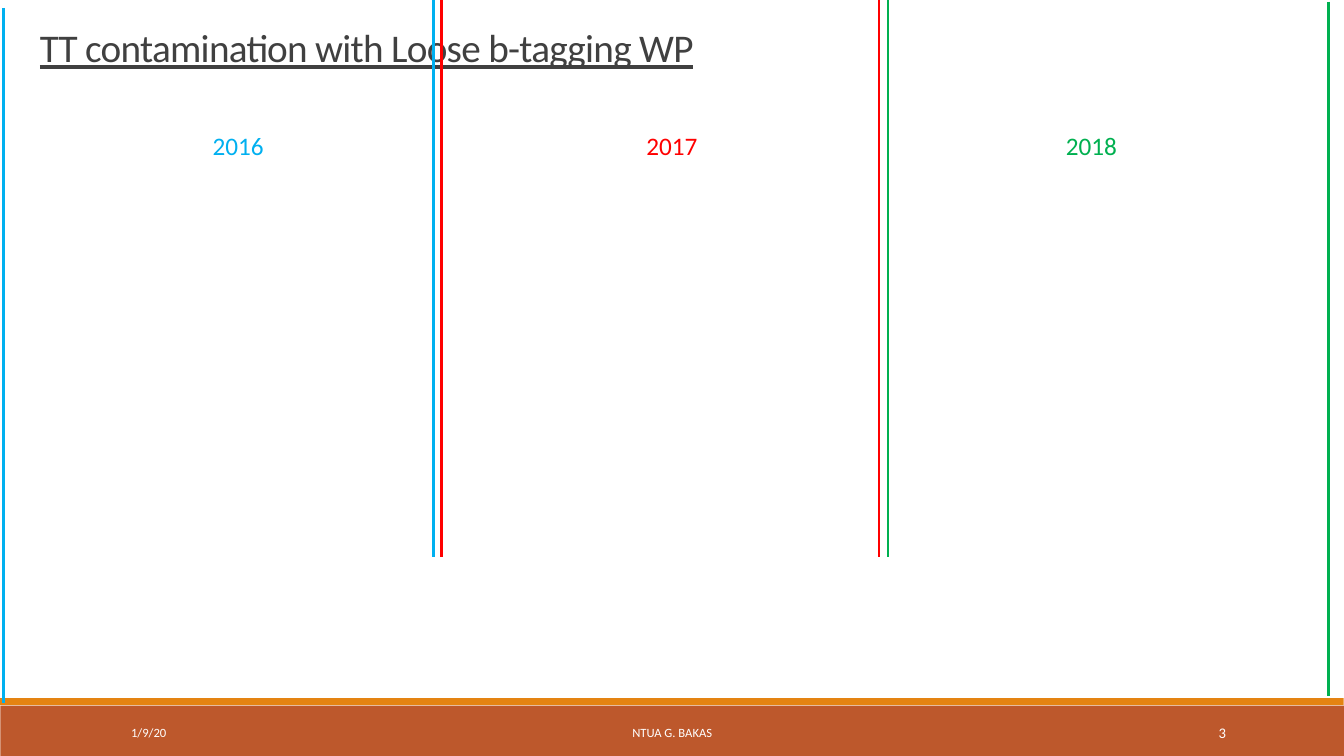
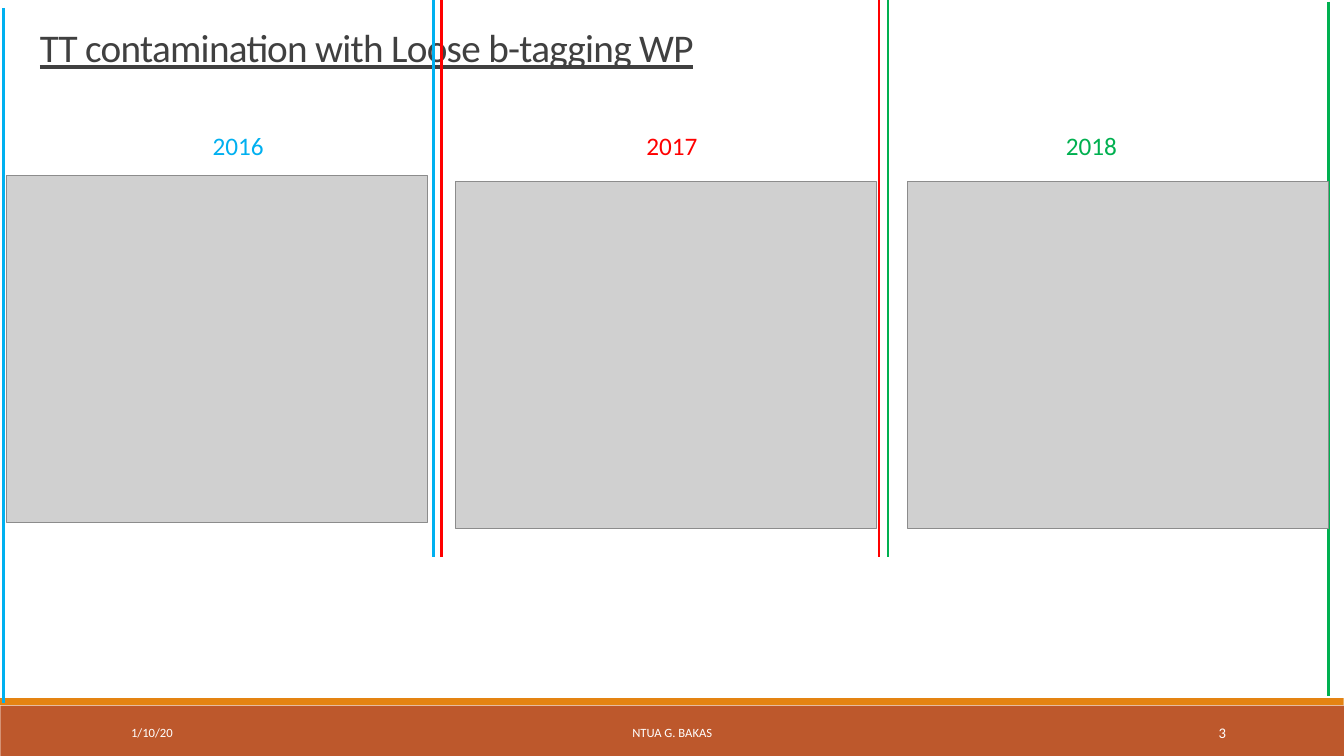
Before and after one commit to georgebakas/HEP-NTUA, a slide deck: slide 3 of Weekly Meetings/HEP_Weekly_10January2020.pptx. Drawn at 1344x756 pixels with LibreOffice and Linux fonts; fonts in the diff are those of the drawing; grey boxes stand for pictures; background and template pictures are left out. Boxes give left, top, right and bottom in pixels: in the first picture for what was removed or moved away, otherwise in the second. Text is boxed around its words. In the diff, an @@ line names an element or a change of style, - is before the commit and + after.

```diff
--- a/Weekly Meetings/HEP_Weekly_10January2020.pptx
+++ b/Weekly Meetings/HEP_Weekly_10January2020.pptx
@@ picture added at box(7, 175, 427, 522) @@
@@ picture added at box(456, 182, 877, 529) @@
@@ picture added at box(908, 182, 1328, 529) @@
@@ text at box(131, 728, 173, 738): text changed @@
-1/9/20
+1/10/20
```
Also in this commit, not shown: 3 other slides changed, 6 slides added, 23 other files.
